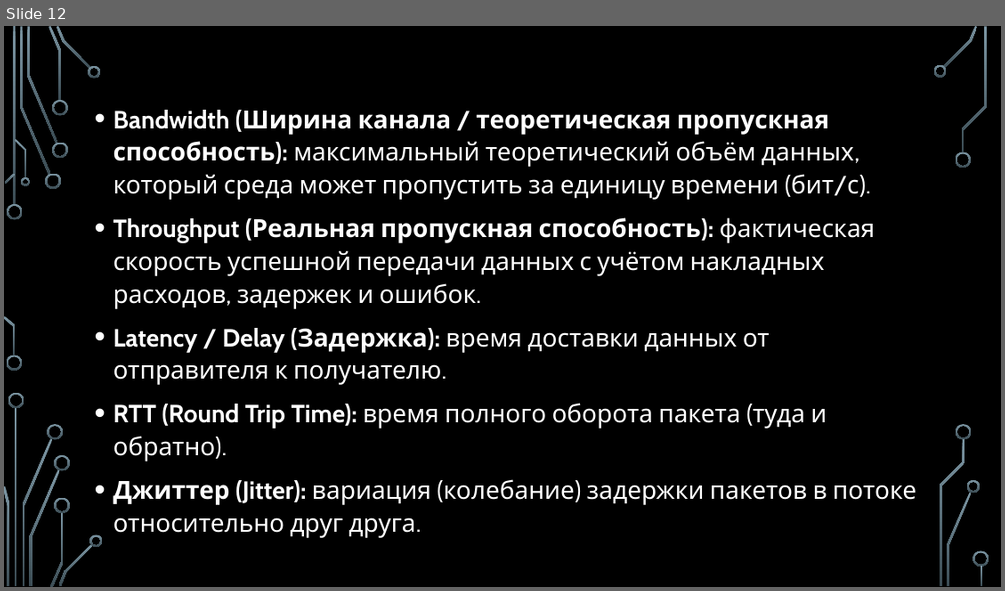
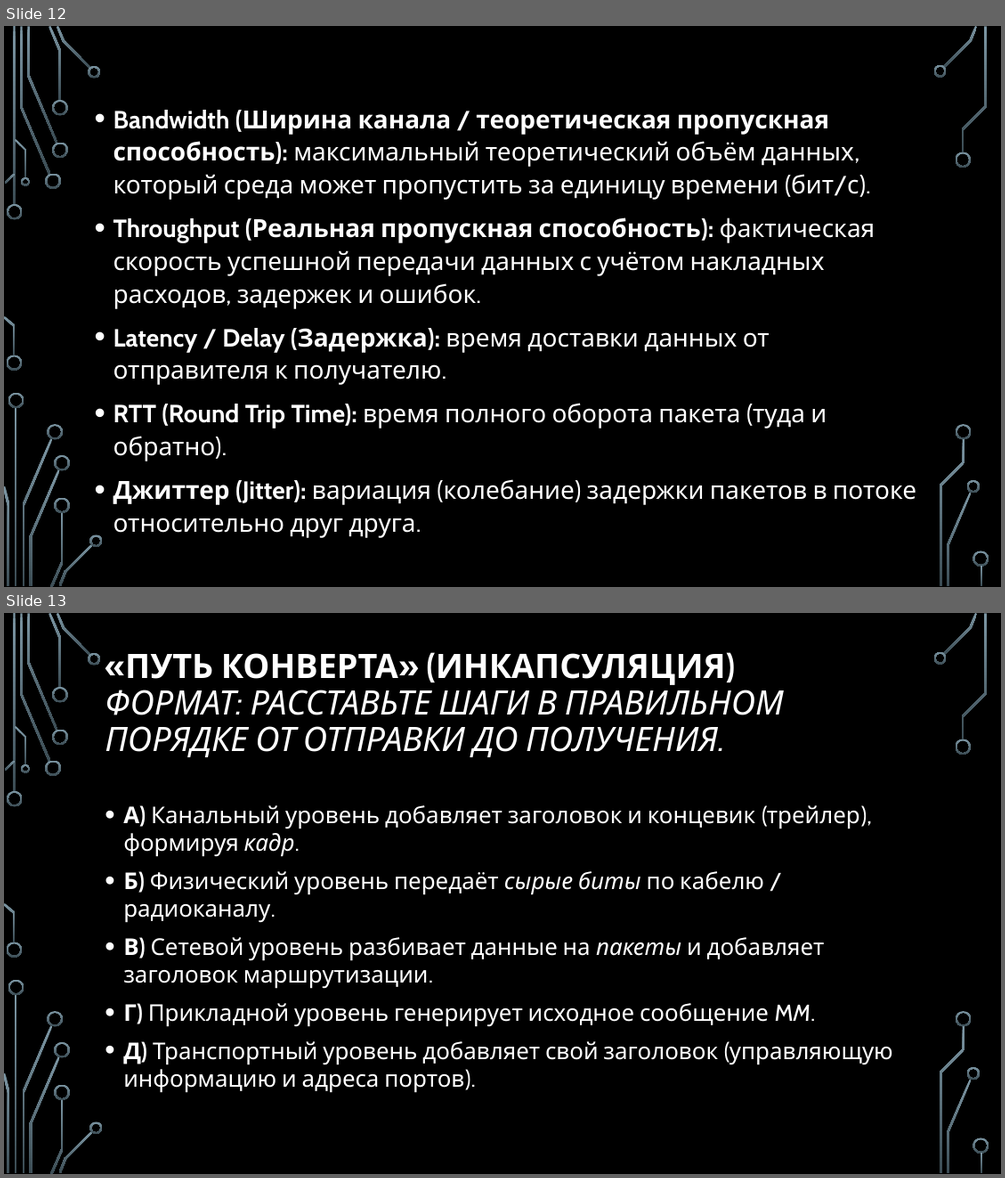
Before and after one commit to nhtgale/itn, a slide deck: 1.3 Architecture/1.3 Architecture.pptx. Shown one above the other, each under a label of ours: slide 12 before the commit, slides 12 and 13 after it. The pictures are 1005x591 and 1005x1178 pixels, drawn with LibreOffice and Linux fonts; fonts in the diff are those of the drawing; background and template pictures are left out. Boxes give left, top, right and bottom in pixels: in the first picture for what was removed or moved away, otherwise in the second. Text is boxed around its words. In the diff, an @@ line names an element or a change of style, - is before the commit and + after.

```diff
--- a/1.3 Architecture/1.3 Architecture.pptx
+++ b/1.3 Architecture/1.3 Architecture.pptx
@@ slide 13 added at (x1=4, y1=613, x2=1001, y2=1174), background picture (left out); not listed: 36 template elements that a slide beside it also shows @@
@@ title added at (x1=105, y1=653, x2=784, y2=757), 32.4 pt, text #FFFFFF, italic @@
+«ПУТЬ КОНВЕРТА» (ИНКАПСУЛЯЦИЯ)
+ФОРМАТ: РАССТАВЬТЕ ШАГИ В ПРАВИЛЬНОМ ПОРЯДКЕ ОТ ОТПРАВКИ ДО ПОЛУЧЕНИЯ.
@@ text added at (x1=123, y1=805, x2=893, y2=1092), 22.2 pt, text #FFFFFF @@
+• А) Канальный уровень добавляет заголовок и концевик (трейлер), формируя кадр.
+• Б) Физический уровень передаёт сырые биты по кабелю / радиоканалу.
+• В) Сетевой уровень разбивает данные на пакеты и добавляет заголовок маршрутизации.
+• Г) Прикладной уровень генерирует исходное сообщение MM.
+• Д) Транспортный уровень добавляет свой заголовок (управляющую информацию и адреса портов).
```
Also in this commit, not shown: 1 slide changed, 6 other slides added, 11 other files.
